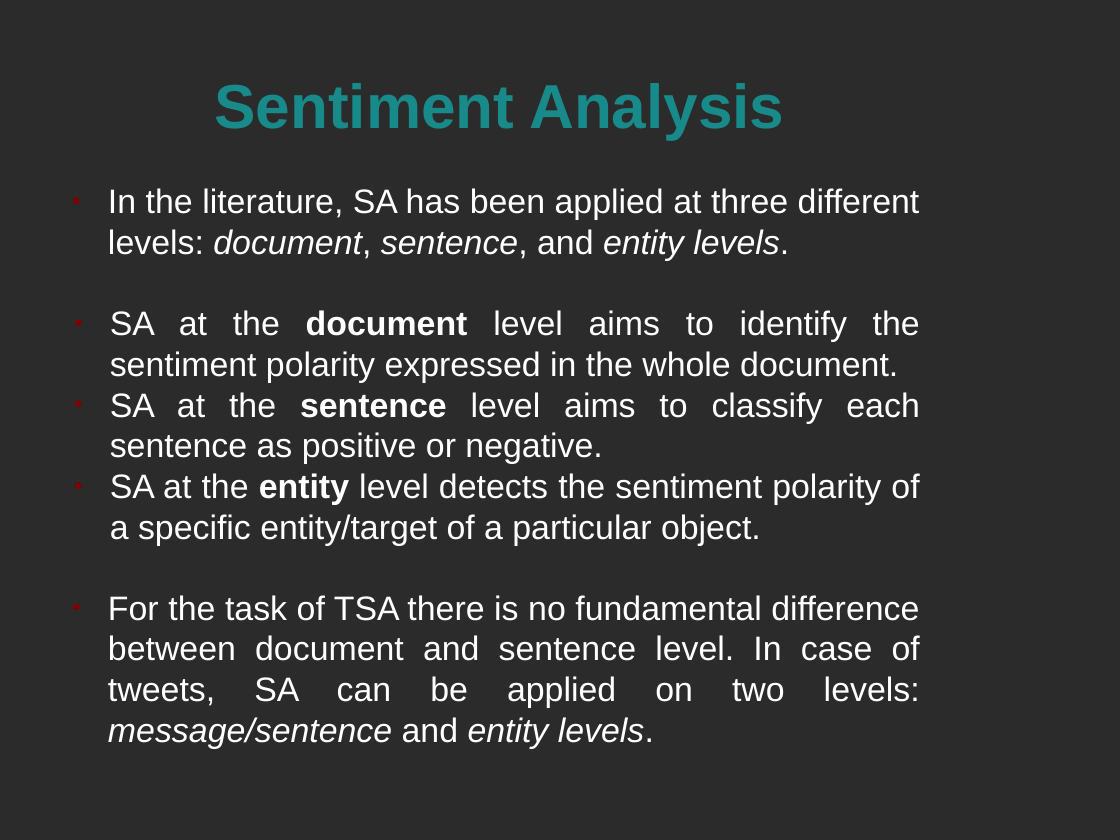
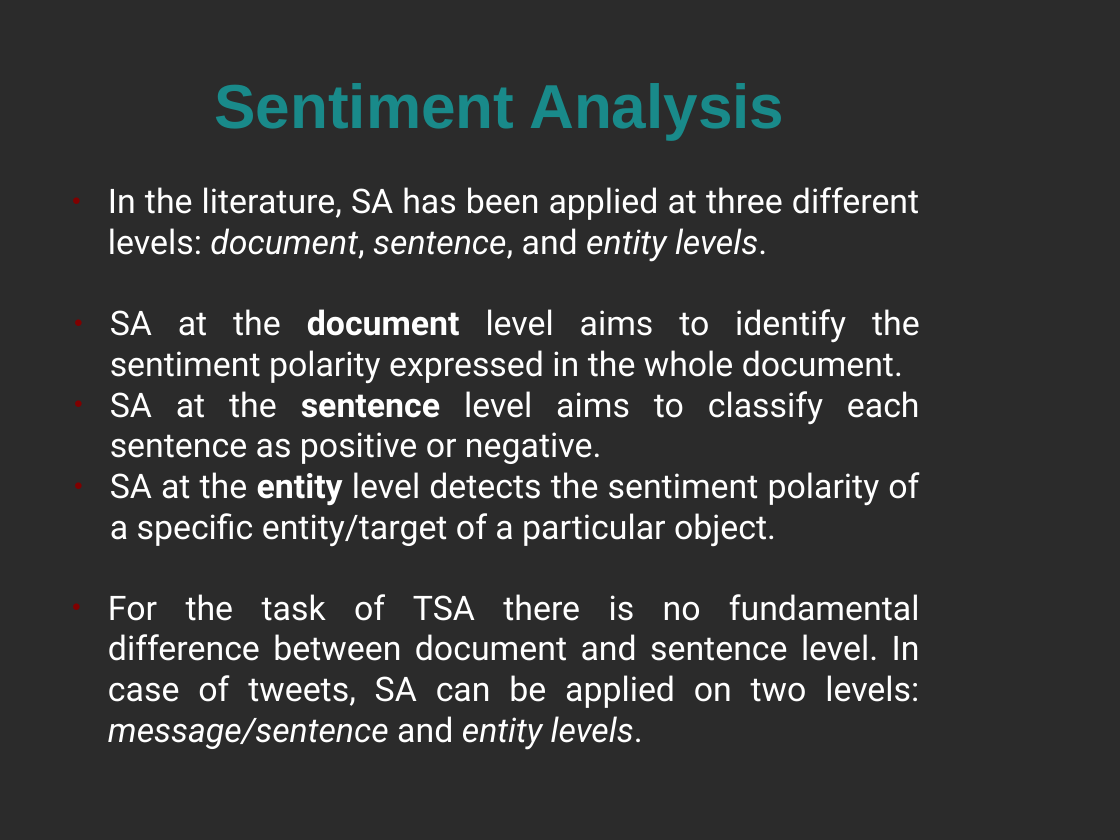
Before and after one commit to alextsil/twitter-topic-detection-and-analysis, a slide deck: slide 12 of parousiasi/presentation.odp (slide 11 before the commit). Drawn at 1120x840 pixels with LibreOffice and Linux fonts; fonts in the diff are those of the drawing; background and template pictures are left out; a plain dark background stands for a picture behind light text. Boxes give left, top, right and bottom in pixels: in the first picture for what was removed or moved away, otherwise in the second. Text is boxed around its words. In the diff, an @@ line names an element or a change of style, - is before the commit and + after.

```diff
--- a/parousiasi/presentation.odp
+++ b/parousiasi/presentation.odp
@@ text "In the literature, SA has ..." at (108, 187, 920, 750): font Arial to Roboto @@
```
Also in this commit, not shown: 11 other slides changed, 3 slides added, 2 slides removed, 1 other file.
